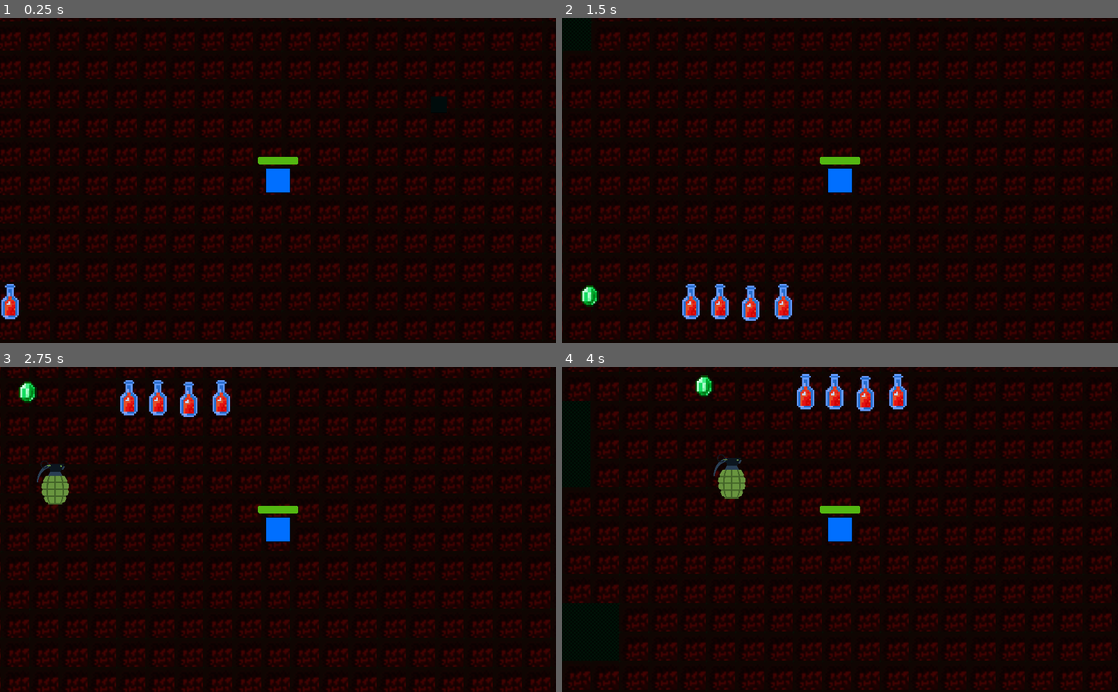
Above: before the commit, frames 1-4 (two rows, left to right).
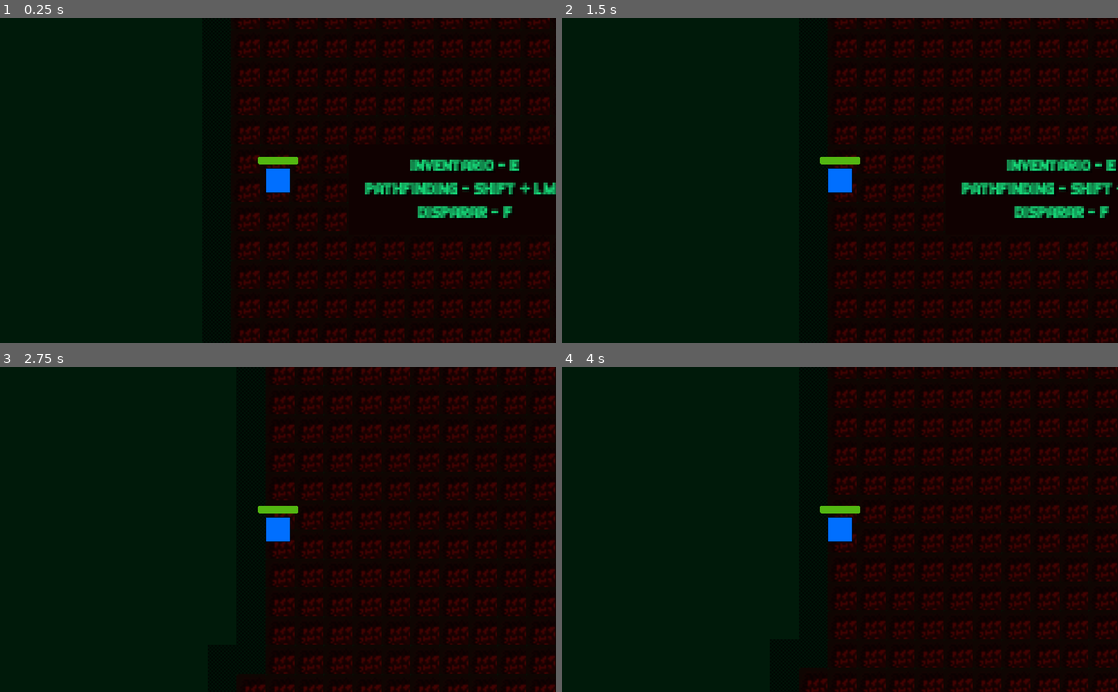
Above: after the commit, the same moments.

Repository: lucazcoding/godot2d-project
Game: Godot game, scene res://Scenes/Fase1.tscn
Two runs of this game, one before a commit and one after it. Both use one fixed random seed, a clock stepped at 60 frames per second and the inputs below. The project has no main scene, so this scene is started directly.
Inputs (mouse positions are in pixels of both pictures, inside the frame that each line leads up to):
- Up to frame 1 (0.25 s): no input
- Up to frame 2 (1.5 s): tap Space at 0.5, 1.25 s; move the mouse to (962, 164) at 0.52 s; hold A (a) 0.53-1.25 s; click (962, 164) at 0.67 s; tap Enter (ui_accept) at 0.77 s; tap D (d) at 0.8 s; drag from (728, 196) to (812, 245) at 1.27 s
- Up to frame 3 (2.75 s): tap Space at 2 s; move the mouse to (333, 458) at 2.02 s; hold S (s) from 2.03 s (still down); click (333, 458) at 2.17 s; tap W (w) at 2.3 s
- Up to frame 4 (4 s): release S (s) at 2.75 s; tap Space at 2.75, 3.5 s; drag from (812, 594) to (673, 480) at 2.77 s; move the mouse to (1006, 578) at 3.52 s; hold A (a) from 3.53 s (still down); click (1006, 578) at 3.67 s; tap Enter (ui_accept) at 3.77 s; tap D (d) at 3.8 s

The runs differ from the first frame. In frame 1, 40% of the frame differs, in the area x 0-100%, y 0-100%; in frame 2, 41%; in frame 3, 41%; in frame 4, 39%.

Commit message:
subindo dicas na label

Diff:
--- a/repositorio-jogo/Scenes/Fase1.tscn
+++ b/repositorio-jogo/Scenes/Fase1.tscn
@@ -10,6 +10,7 @@
 [ext_resource path="res://Tilemaps/TileSet Apocalypse Base.png" type="Texture" id=8]
 [ext_resource path="res://Instantiables/NPC2.tscn" type="PackedScene" id=9]
 [ext_resource path="res://Prefabs/Spawner.tscn" type="PackedScene" id=10]
+[ext_resource path="res://Resources/Games.ttf" type="DynamicFontData" id=11]
 
 [sub_resource type="NavigationPolygon" id=5]
 vertices = PoolVector2Array( 32, 32, 0, 32, 0, 0, 32, 0 )
@@ -59,12 +60,20 @@
 } ]
 0/z_index = 0
 
+[sub_resource type="DynamicFont" id=9]
+size = 10
+outline_color = Color( 1, 0.509804, 0.0352941, 1 )
+font_data = ExtResource( 11 )
+
+[sub_resource type="StyleBoxFlat" id=10]
+bg_color = Color( 0.0666667, 0.00784314, 0.00784314, 1 )
+
 [node name="Fase1" type="Node2D"]
 
 [node name="ColorRect" type="ColorRect" parent="."]
-margin_left = -4306.0
+margin_left = -4314.0
 margin_top = -3747.0
-margin_right = 5566.0
+margin_right = 5558.0
 margin_bottom = 4062.0
 color = Color( 0.00392157, 0.105882, 0.0431373, 1 )
 
@@ -82,6 +91,22 @@
 cell_custom_transform = Transform2D( 16, 0, 0, 16, 0, 0 )
 format = 1
 tile_data = PoolIntArray( -917512, 0, 0, -917511, 0, 0, -917510, 0, 0, -917509, 0, 0, -917508, 0, 0, -917507, 0, 0, -91 …(15744 unchanged characters)…
+
+[node name="Label" type="Label" parent="."]
+margin_left = -303.0
+margin_top = 304.0
+margin_right = -174.0
+margin_bottom = 354.0
+custom_colors/font_color = Color( 0.101961, 0.968627, 0.541176, 1 )
+custom_colors/font_color_shadow = Color( 0, 0, 0, 1 )
+custom_fonts/font = SubResource( 9 )
+custom_styles/normal = SubResource( 10 )
+text = "inventario - e
+pathfinding - shift + lmb
+disparar - f"
+align = 1
+valign = 1
+autowrap = true
 
 [node name="NPC" parent="." instance=ExtResource( 3 )]
 position = Vector2( -278, 200 )
@@ -116,7 +141,7 @@
 position = Vector2( 615, 329 )
 
 [node name="Player" parent="." instance=ExtResource( 1 )]
-position = Vector2( 814, 264 )
+position = Vector2( -342, 324 )
 collision_layer = 513
 
 [node name="Enemy2" parent="." instance=ExtResource( 2 )]
Not shown: 1 places in repositorio-jogo/Scenes/Fase1.tscn that only renumber resources
